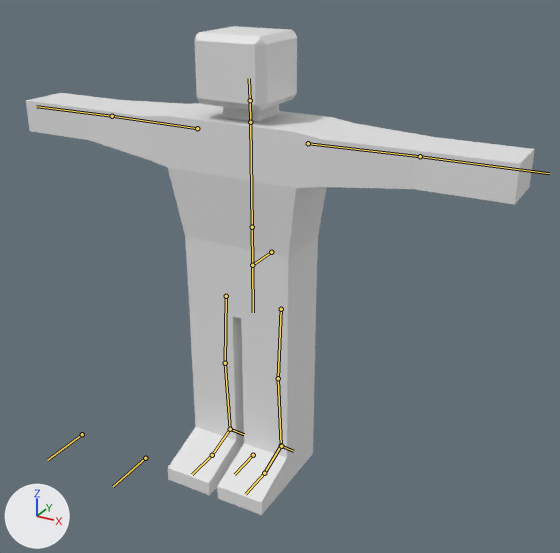
Two versions of the glTF model assets/blender/world/Actor.gltf, one commit apart.
Camera for both pictures: a 50 mm lens placed at (1.62, -2.67, 2.31), pointed at (0.17, -0.05, 1.0). The axes (+X, +Y, +Z) are drawn at lower left. The lights are the same throughout. The bones that bend it are drawn over the model as lines.

In view in the first picture: 'Actor'.
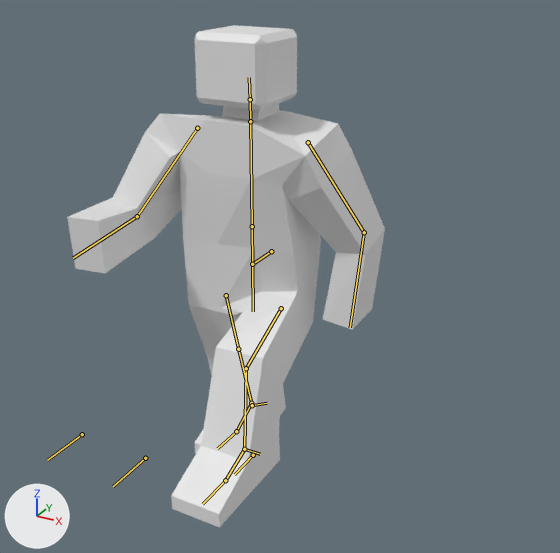
The newer file adds an action. The first version stands in its rest pose; the second is drawn at frame 53 of the action 'Walk-loop'.

Changed parts and their boxes [x1, y1, x2, y2] in the pictures (560 x 553 px):
'Actor', posed (37% narrower): before [26, 26, 535, 515]; after [67, 25, 385, 528]
bone 'upperarm.l', root to tip: before (308, 143) to (420, 156); after (308, 142) to (364, 232)
bone 'lowerarm.l', root to tip: before (420, 156) to (549, 173); after (364, 232) to (350, 327)
bone 'upperarm.r', root to tip: before (197, 128) to (112, 116); after (197, 128) to (137, 216)
bone 'lowerarm.r', root to tip: before (112, 116) to (36, 106); after (137, 216) to (73, 258)
bone 'thigh.l', root to tip: before (281, 309) to (278, 378); after (281, 308) to (246, 368)
bone 'lowerleg.l', root to tip: before (278, 378) to (281, 445); after (246, 368) to (244, 449)
bone 'food.l', root to tip: before (281, 445) to (264, 473); after (244, 449) to (225, 480)
bone 'thigh.r', root to tip: before (226, 296) to (225, 363); after (226, 295) to (238, 349)
bone 'lowerleg.r', root to tip: before (225, 363) to (230, 429); after (238, 349) to (251, 403)
bone 'food.r', root to tip: before (230, 429) to (212, 455); after (251, 403) to (236, 431)
bone 'toe.r', root to tip: before (212, 455) to (192, 474); after (236, 431) to (217, 448)

The edits, one by one:
Bone 'upperarm.l' (bone_upperarm_l) turns from (0, 0, 0) to (-66, 20, 0) degrees about its own x, y and z.
Bone 'lowerarm.l' (bone_lowerarm_l) turns from (0, 0, 0) to (-29, -8, -19) degrees about its own x, y and z.
Bone 'upperarm.r' (bone_upperarm_r) turns from (0, 0, 0) to (-66, 30, 0) degrees about its own x, y and z.
Bone 'lowerarm.r' (bone_lowerarm_r) turns from (0, 0, 0) to (-20, 21, 56) degrees about its own x, y and z.
Bone 'thigh.l' (bone_thigh_l) turns from (0, 0, 0) to (-59, 0, 0) degrees about its own x, y and z.
Bone 'lowerleg.l' (bone_lowerleg_l) turns from (0, 0, 0) to (51, 0, 0) degrees about its own x, y and z.
Bone 'food.l' (bone_food_l) turns from (0, 0, 0) to (10, 0, 1) degrees about its own x, y and z.
Bone 'thigh.r' (bone_thigh_r) turns from (0, 0, 0) to (22, 0, 0) degrees about its own x, y and z.
Bone 'lowerleg.r' (bone_lowerleg_r) turns from (0, 0, 0) to (-9, 0, 0) degrees about its own x, y and z.
Bone 'food.r' (bone_food_r) turns from (0, 0, 0) to (3, 0, 1) degrees about its own x, y and z.
Bone 'toe.r' (bone_toe_r) turns from (0, 0, 0) to (-17, 0, 0) degrees about its own x, y and z.
